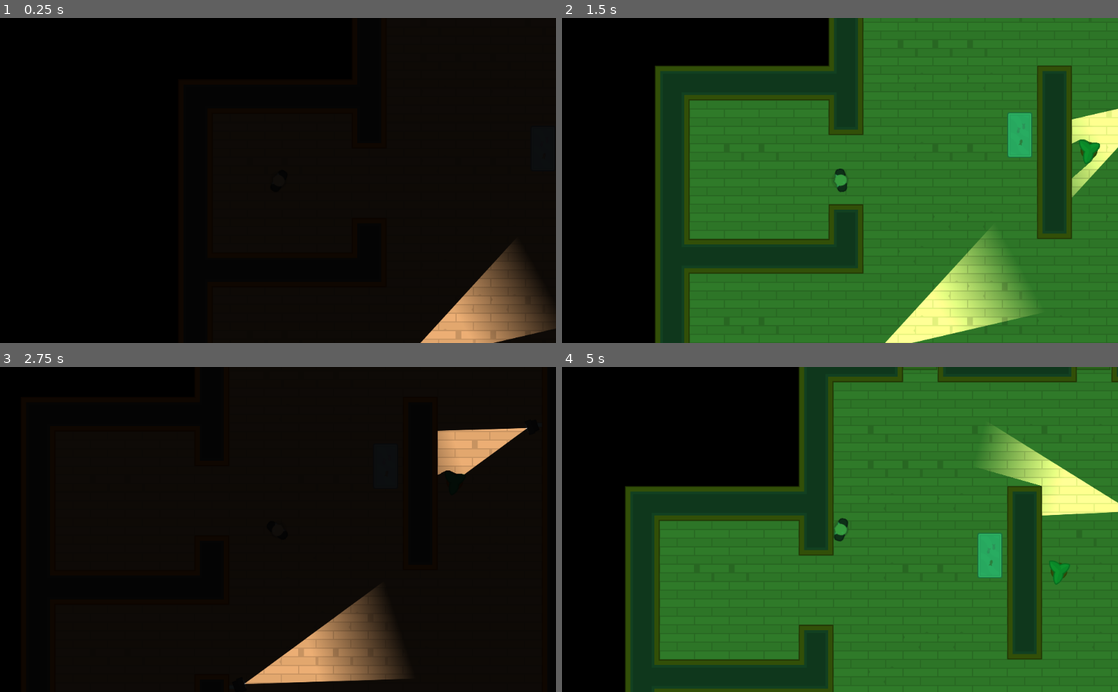
Above: before the commit, frames 1-4 (two rows, left to right).
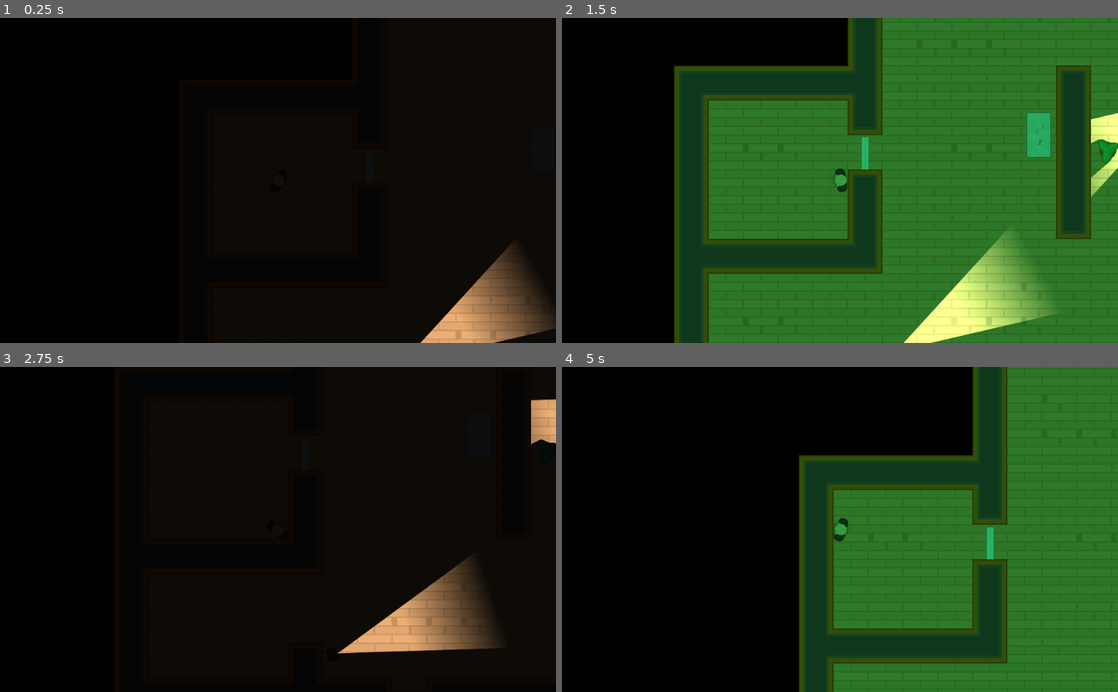
Above: after the commit, the same moments.

Repository: jruizluque/Godot2D_HeistMeisters_3.1
Game: Godot game, scene res://Levels/Level1.tscn
Two runs of this game, one before a commit and one after it. Both use one fixed random seed, a clock stepped at 60 frames per second and the inputs below.
Inputs (mouse positions are in pixels of both pictures, inside the frame that each line leads up to):
- Up to frame 1 (0.25 s): no input
- Up to frame 2 (1.5 s): tap Enter at 0.5 s; move the mouse to (962, 164) at 0.52 s; hold D (move_right) 0.53-1.28 s; tap Space (toggle_vision_mode) at 0.6, 1.35 s; click (962, 164) at 0.67 s; move the mouse to (728, 196) at 1.27 s; hold S (move_down) from 1.28 s (still down)
- Up to frame 3 (2.75 s): move the mouse to (333, 458) at 2.02 s; release S (move_down) at 2.03 s; hold D (move_right) from 2.03 s (still down); tap Space (toggle_vision_mode) at 2.1 s
- Up to frame 4 (5 s): move the mouse to (812, 594) at 2.77 s; release D (move_right) at 2.78 s; hold W (move_up) 2.78-3.53 s; tap Space (toggle_vision_mode) at 2.85, 3.6, 4.35 s; click (812, 594) at 2.92 s; move the mouse to (1006, 578) at 3.52 s; hold A (move_left) from 3.53 s (still down); move the mouse to (673, 480) at 4.27 s

The runs differ from the first frame. In frame 2, 21% of the frame differs, in the area x 16-100%, y 0-100%; in frame 3, 9.8%; in frame 4, 47%, in the area x 11-100%, y 0-100%.
Error in both runs: Invalid get index '0' (on base: 'PoolVector2Array'). (res://Characters/NPCs/Guard.gd:22)

Commit message:
Locked Doors 2: Wiring Numpads

Diff:
--- a/Doors/LockedDoor.gd
+++ b/Doors/LockedDoor.gd
@@ -8,3 +8,7 @@
 	if body.collision_layer == 1:
 		can_click = false
 		$CanvasLayer/Numpad.hide()
+
+func _on_Numpad_combination_correct():
+	open()
+	$CanvasLayer/Numpad.hide()
--- a/Doors/LockedDoor.tscn
+++ b/Doors/LockedDoor.tscn
@@ -5,7 +5,7 @@
 [ext_resource path="res://GFX/PNG/Tiles/tile_463.png" type="Texture" id=3]
 [ext_resource path="res://Interface/Numpad.tscn" type="PackedScene" id=4]
 
-[node name="LockedDoor" index="0" instance=ExtResource( 1 )]
+[node name="LockedDoor" instance=ExtResource( 1 )]
 script = ExtResource( 2 )
 
 [node name="DoorSprite" parent="." index="1"]
@@ -16,3 +16,4 @@
 [node name="Numpad" parent="CanvasLayer" index="0" instance=ExtResource( 4 )]
 margin_right = 300.0
 margin_bottom = 400.0
+[connection signal="combination_correct" from="CanvasLayer/Numpad" to="." method="_on_Numpad_combination_correct"]
--- /dev/null
+++ b/Interface/Numpad.gd
@@ -0,0 +1,53 @@
+extends Popup
+
+var  combination = [0,4,5,1]
+var guess = []
+
+onready var display = $VBoxContainer/DisplayContainer/Display
+onready var light = $VBoxContainer/ButtonContainer/GridContainer/StatusLight
+
+signal combination_correct
+
+func _ready():
+	connect_buttons()
+	reset_lock()
+
+func connect_buttons():
+	for child in $VBoxContainer/ButtonContainer/GridContainer.get_children():
+		if child is Button:
+			child.connect("pressed", self, "Button_pressed", [child.text])
+
+func Button_pressed(button):
+	if button == "OK":
+		check_guess()
+	else:
+		enter(int(button))
+
+func check_guess():
+	if combination == guess:
+		$AudioStreamPlayer.stream = load("res://SFX/threeTone1.ogg")
+		$AudioStreamPlayer.play()
+		light.texture = load("res://GFX/Interface/PNG/dotGreen.png")
+		$Timer.start()
+	else:
+		reset_lock()
+
+func enter(button):
+	$AudioStreamPlayer.stream = load("res://SFX/twoTone1.ogg")
+	$AudioStreamPlayer.play()
+	guess.append(button)
+	update_display()
+
+func update_display():
+	display.text = PoolStringArray(guess).join("")
+	if guess.size() == combination.size():
+		check_guess()
+
+func reset_lock():
+	light.texture = load("res://GFX/Interface/PNG/dotRed.png")
+	display.text = ""
+	guess.clear()
+
+func _on_Timer_timeout():
+	emit_signal("combination_correct")
+	reset_lock()
--- a/Interface/Numpad.tscn
+++ b/Interface/Numpad.tscn
@@ -1,33 +1,34 @@
-[gd_scene load_steps=18 format=2]
+[gd_scene load_steps=19 format=2]
 
 [ext_resource path="res://GFX/Interface/Fonts/kenvector_future_thin.ttf" type="DynamicFontData" id=1]
 [ext_resource path="res://Interface/button_hover_style.tres" type="StyleBox" id=2]
 [ext_resource path="res://Interface/button_normal_style.tres" type="StyleBox" id=3]
 [ext_resource path="res://Interface/button_pressed_style.tres" type="StyleBox" id=4]
 [ext_resource path="res://GFX/Interface/Fonts/kenvector_future.ttf" type="DynamicFontData" id=5]
-[ext_resource path="res://GFX/Interface/PNG/metalPanel.png" type="Texture" id=6]
-[ext_resource path="res://GFX/Interface/PNG/glassPanel.png" type="Texture" id=7]
-[ext_resource path="res://GFX/Interface/PNG/dotRed.png" type="Texture" id=8]
-[ext_resource path="res://GFX/Interface/PNG/metalPanel_redCorner.png" type="Texture" id=9]
-[ext_resource path="res://GFX/Interface/PNG/metalPanel_yellowCorner.png" type="Texture" id=10]
-[ext_resource path="res://GFX/Interface/PNG/metalPanel_blueCorner.png" type="Texture" id=11]
-
-[sub_resource type="DynamicFont" id=3]
+[ext_resource path="res://Interface/Numpad.gd" type="Script" id=6]
+[ext_resource path="res://GFX/Interface/PNG/metalPanel.png" type="Texture" id=7]
+[ext_resource path="res://GFX/Interface/PNG/glassPanel.png" type="Texture" id=8]
+[ext_resource path="res://GFX/Interface/PNG/dotRed.png" type="Texture" id=9]
+[ext_resource path="res://GFX/Interface/PNG/metalPanel_redCorner.png" type="Texture" id=10]
+[ext_resource path="res://GFX/Interface/PNG/metalPanel_yellowCorner.png" type="Texture" id=11]
+[ext_resource path="res://GFX/Interface/PNG/metalPanel_blueCorner.png" type="Texture" id=12]
+
+[sub_resource type="DynamicFont" id=1]
 size = 18
 font_data = ExtResource( 1 )
 
-[sub_resource type="DynamicFont" id=1]
+[sub_resource type="DynamicFont" id=2]
 size = 24
 font_data = ExtResource( 5 )
 
-[sub_resource type="Theme" id=2]
-default_font = SubResource( 1 )
+[sub_resource type="Theme" id=3]
+default_font = SubResource( 2 )
 Button/colors/font_color = Color( 0, 0, 0, 1 )
 Button/colors/font_color_disabled = Color( 0.9, 0.9, 0.9, 0.2 )
 Button/colors/font_color_hover = Color( 0, 0, 0, 1 )
 Button/colors/font_color_pressed = Color( 0, 0, 0, 1 )
 Button/constants/hseparation = 2
-Button/fonts/font = SubResource( 3 )
+Button/fonts/font = SubResource( 1 )
 Button/styles/disabled = null
 Button/styles/focus = null
 Button/styles/hover = ExtResource( 2 )
@@ -35,29 +36,29 @@
 Button/styles/pressed = ExtResource( 4 )
 
 [sub_resource type="StyleBoxTexture" id=4]
-texture = ExtResource( 9 )
-region_rect = Rect2( 0, 0, 100, 100 )
-
-[sub_resource type="StyleBoxTexture" id=5]
 texture = ExtResource( 10 )
 region_rect = Rect2( 0, 0, 100, 100 )
 
-[sub_resource type="StyleBoxTexture" id=6]
+[sub_resource type="StyleBoxTexture" id=5]
 texture = ExtResource( 11 )
 region_rect = Rect2( 0, 0, 100, 100 )
 
+[sub_resource type="StyleBoxTexture" id=6]
+texture = ExtResource( 12 )
+region_rect = Rect2( 0, 0, 100, 100 )
+
 [node name="Numpad" type="Popup"]
-visible = true
 margin_right = 40.0
 margin_bottom = 40.0
 rect_min_size = Vector2( 300, 400 )
-theme = SubResource( 2 )
+theme = SubResource( 3 )
+script = ExtResource( 6 )
 
 [node name="NinePatchRect" type="NinePatchRect" parent="."]
 anchor_right = 1.0
 anchor_bottom = 1.0
 rect_min_size = Vector2( 300, 400 )
-texture = ExtResource( 6 )
+texture = ExtResource( 7 )
 patch_margin_left = 10
 patch_margin_top = 10
 patch_margin_right = 10
@@ -73,7 +74,6 @@
 custom_constants/separation = 50
 
 [node name="DisplayContainer" type="CenterContainer" parent="VBoxContainer"]
-editor/display_folded = true
 margin_right = 280.0
 margin_bottom = 100.0
 
@@ -82,19 +82,21 @@
 margin_right = 265.0
 margin_bottom = 100.0
 rect_min_size = Vector2( 250, 100 )
-texture = ExtResource( 7 )
+texture = ExtResource( 8 )
 patch_margin_left = 4
 patch_margin_top = 4
 patch_margin_right = 4
 patch_margin_bottom = 4
 
-[node name="Label" type="Label" parent="VBoxContainer/DisplayContainer"]
+[node name="Display" type="Label" parent="VBoxContainer/DisplayContainer"]
 margin_left = 100.0
 margin_top = 36.0
 margin_right = 180.0
 margin_bottom = 63.0
+size_flags_horizontal = 3
 custom_colors/font_color = Color( 0, 0, 0, 1 )
 text = "Test"
+align = 1
 
 [node name="ButtonContainer" type="CenterContainer" parent="VBoxContainer"]
 margin_top = 150.0
@@ -102,9 +104,11 @@
 margin_bottom = 346.0
 
 [node name="GridContainer" type="GridContainer" parent="VBoxContainer/ButtonContainer"]
-margin_left = 68.0
-margin_right = 212.0
-margin_bottom = 196.0
+editor/display_folded = true
+margin_left = 140.0
+margin_top = 98.0
+margin_right = 140.0
+margin_bottom = 98.0
 custom_constants/vseparation = 12
 custom_constants/hseparation = 12
 columns = 3
@@ -200,3 +204,9 @@
 custom_styles/pressed = SubResource( 5 )
 custom_styles/normal = SubResource( 6 )
 text = "OK"
+
+[node name="AudioStreamPlayer" type="AudioStreamPlayer" parent="."]
+
+[node name="Timer" type="Timer" parent="."]
+one_shot = true
+[connection signal="timeout" from="Timer" to="." method="_on_Timer_timeout"]
--- a/Levels/Level1.tscn
+++ b/Levels/Level1.tscn
@@ -8,8 +8,11 @@
 
 [node name="Level1" instance=ExtResource( 1 )]
 
+[node name="Navigation2D" parent="." index="0"]
+editor/display_folded = false
+
 [node name="TileMap" parent="Navigation2D" index="0"]
-tile_data = PoolIntArray( -983041, 1, 0, -1048576, 1, 2, -10 …(4130 unchanged characters)…  -131075, 2, 0, -131074, 2, 0, -131073, 2, 0, -196608, 2, 0, -196607, 2, 0, -196606, 2, 0, -196605, 2, 0, -196604, 2, 0, -196603, 1, 65538, -196602, 2, 0, -196601, 2, 0, -196600, 2, 0, -196599, 1, 65538, -196598, 2, 0, -196597, 2, 2, -196596, 2, 2, -196595, 2, 4, -196594, 2, 0, -196593, 2, 0, -196592, 2, 0, -196591, 1, 65538, -65542, 1, 65538, -65541, 2, 0, -65540, 2, 0, -65539, 2, 0, -65538, 2, 0, -65537, 1, 65541, -131072, 2, 0, -131071, 2, 0, -131070, …(4092 unchanged characters)…
+tile_data = PoolIntArray( -983041, 1, 0, -1048576, 1, 2, -10 …(4130 unchanged characters)…  -131075, 2, 0, -131074, 2, 0, -131073, 1, 65541, -196608, 2, 0, -196607, 2, 0, -196606, 2, 0, -196605, 2, 0, -196604, 2, 0, -196603, 1, 65538, -196602, 2, 0, -196601, 2, 0, -196600, 2, 0, -196599, 1, 65538, -196598, 2, 0, -196597, 2, 2, -196596, 2, 2, -196595, 2, 4, -196594, 2, 0, -196593, 2, 0, -196592, 2, 0, -196591, 1, 65538, -65542, 1, 65538, -65541, 2, 0, -65540, 2, 0, -65539, 2, 0, -65538, 2, 0, -65537, 1, 65538, -131072, 2, 0, -131071, 2, 0, -131070, …(4092 unchanged characters)…
 
 [node name="Destinations" parent="Navigation2D" index="1"]
 editor/display_folded = true
@@ -93,5 +96,5 @@
 position = Vector2( 159.349, -607.289 )
 
 [node name="LockedDoor" parent="LockedDoors" index="0" instance=ExtResource( 5 )]
-position = Vector2( 800.312, 352.054 )
+position = Vector2( -31.2648, -219.325 )
 rotation = -1.56859
Not shown: 1 places in Interface/Numpad.tscn that only renumber resources
Not shown, changed: SFX/threeTone1.ogg.import
Not shown, changed: SFX/twoTone1.ogg.import
